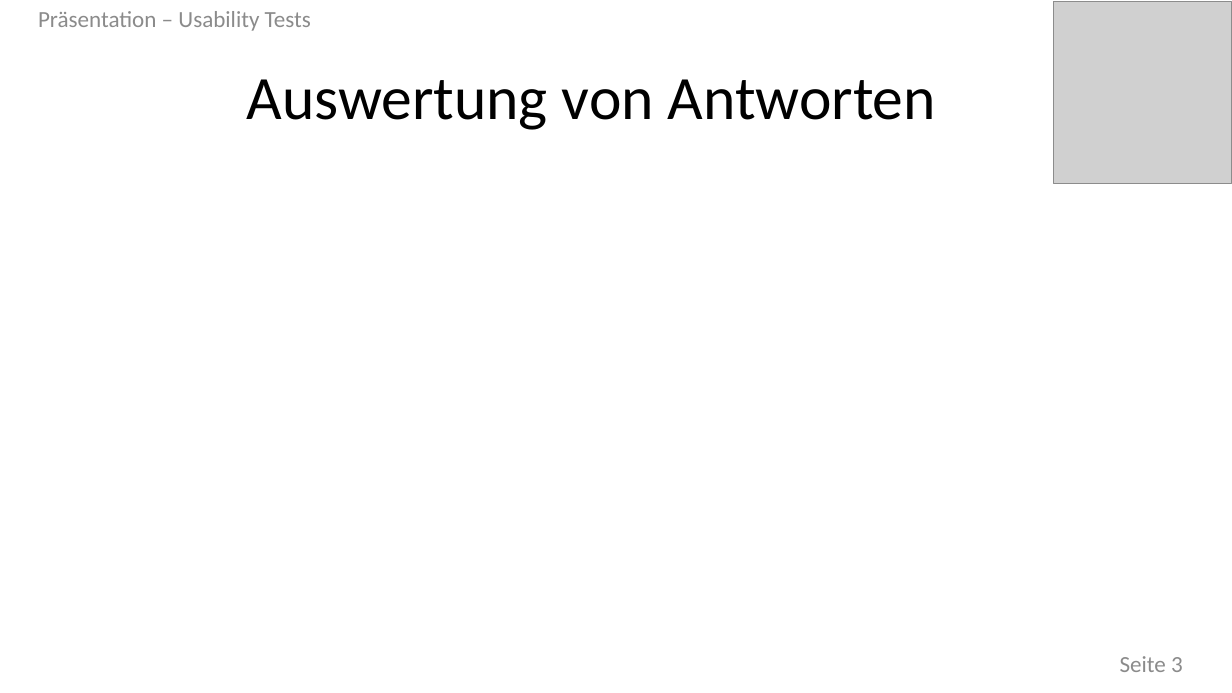
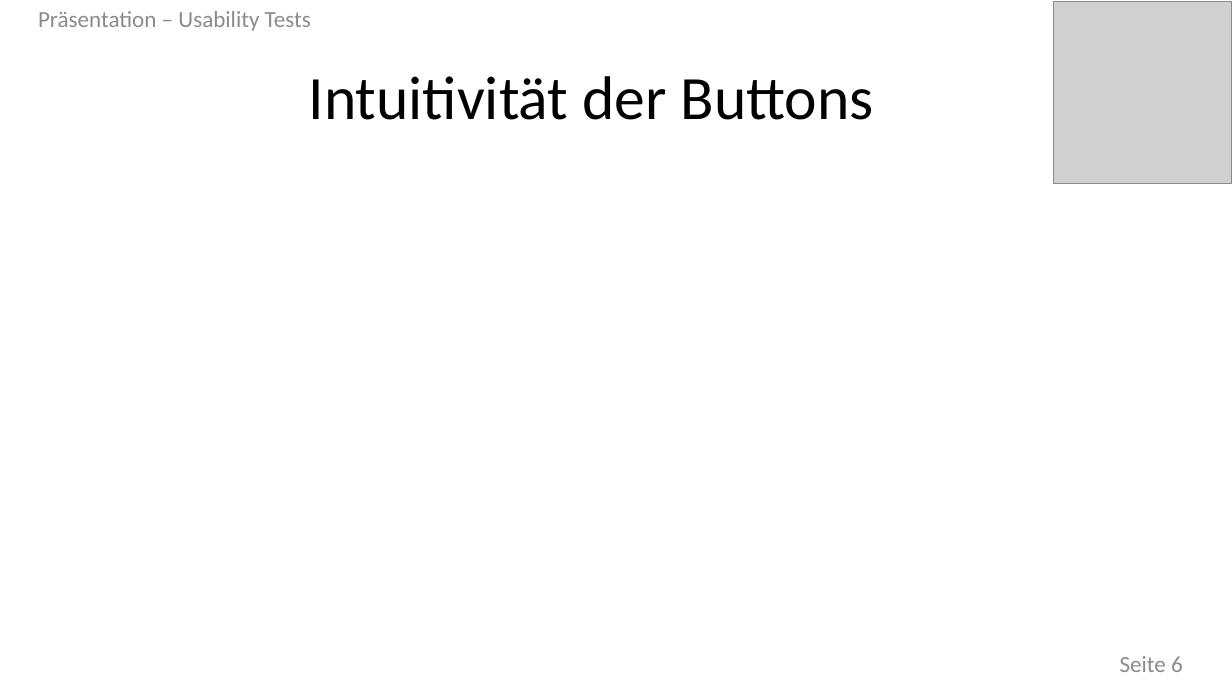
Before and after one commit to joeftiger/PSE-Bee-Game, a slide deck: slide 6 of Presentation - Usability Tests.pptx (slide 3 before the commit). Drawn at 1232x693 pixels with LibreOffice and Linux fonts; fonts in the diff are those of the drawing; grey boxes stand for pictures. Boxes give left, top, right and bottom in pixels: in the first picture for what was removed or moved away, otherwise in the second. Text is boxed around its words. In the diff, an @@ line names an element or a change of style, - is before the commit and + after.

```diff
--- a/Presentation - Usability Tests.pptx
+++ b/Presentation - Usability Tests.pptx
@@ text at <box>309,76,874,120</box>: text changed @@
-Auswertung von Antworten
+Intuitivität der Buttons
@@ page number at <box>1120,656,1183,672</box>: text changed @@
-Seite 3
+Seite 6
```
Also in this commit, not shown: 3 other slides changed, 5 slides added, 1 slide removed.
